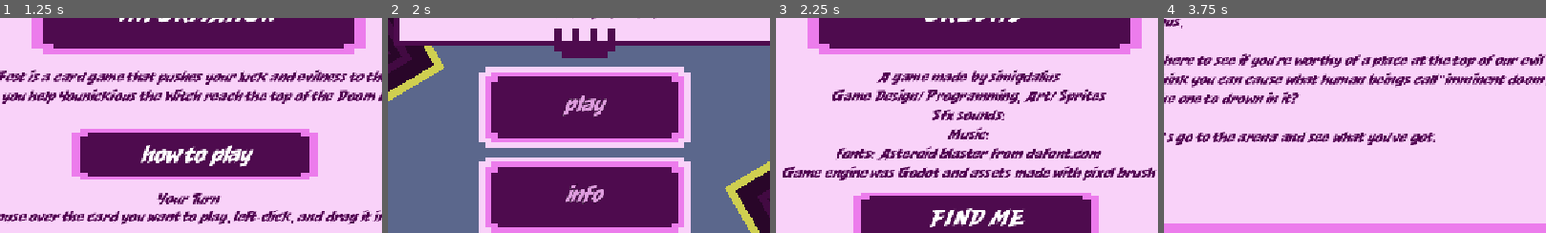
Above: before the commit, frames 1-4 (left to right).
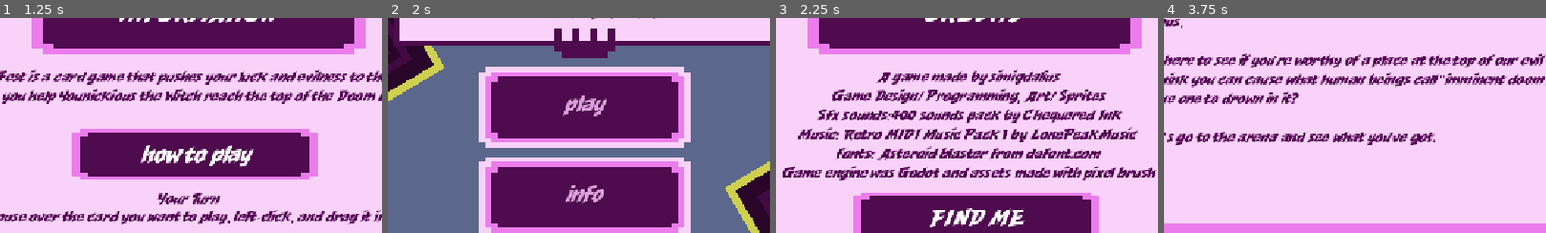
Above: after the commit, the same moments.

Repository: simigdalius/DoomFest
Game: Godot game, scene res://uiScenes/mainmenu.tscn
Same seed, same stepped clock (60 frames per second), same inputs: the game is played once before the commit and once after it.
Inputs (mouse positions are % of the whole screen's width and height, from its top left):
- Up to frame 1 (1.25 s): click "info" at 0.5 s
- Up to frame 2 (2 s): click (95, 8) at 1.25 s
- Up to frame 3 (2.25 s): click "credits" at 2 s
- Up to frame 4 (3.75 s): click (95, 8) at 2.75 s; click "play" at 3.5 s
The pictures show only the part of the screen within x 24-74%, y 24-74%; the shares and areas given below are measured in that part.

Frames 1-2 are identical in both runs. In frame 3, 5.2% of the frame differs, in the area x 5-95%, y 42-58%; in frame 4, nothing differs.

Commit message:
elpizw teleutaio commit gia  DoomFest

Diff:
--- a/turns.gd
+++ b/turns.gd
@@ -13,7 +13,7 @@
 
 func start_player_turn() -> void:
 	current_turn = Turn.PLAYER
-	cards_allowed_this_turn = 1 # Reset σε 1 κάρτα ανά γύρο
+	cards_allowed_this_turn = 1
 	cards_played_this_turn = 0
 	turn_changed.emit(true)
 	print("Γύρος Παίκτη!")
--- a/uiScenes/credits.tscn
+++ b/uiScenes/credits.tscn
@@ -81,8 +81,8 @@
 theme_override_font_sizes/font_size = 20
 text = "A game made by simigdalius
 Game Design/Programming, Art/Sprites
-Sfx sounds:
-Music:
+Sfx sounds:400 sounds pack by Chequered Ink
+Music: Retro MIDI Music Pack 1 by LonePeakMusic
 fonts: Asteroid blaster from dafont.com
 Game engine was Godot and assets made with pixel brush"
 horizontal_alignment = 1
--- a/uiScenes/tutorial.tscn
+++ b/uiScenes/tutorial.tscn
@@ -1097,6 +1097,5 @@
 [node name="AudioStreamPlayer" parent="." unique_id=1709012857 instance=ExtResource("33_p0q16")]
 
 [node name="AudioStreamPlayer2" parent="." unique_id=433213751 instance=ExtResource("34_1olue")]
-volume_db = -0.3
 
 [connection signal="pressed" from="Button3" to="." method="_on_button_3_pressed"]
Not shown, added: export_presets.cfg
